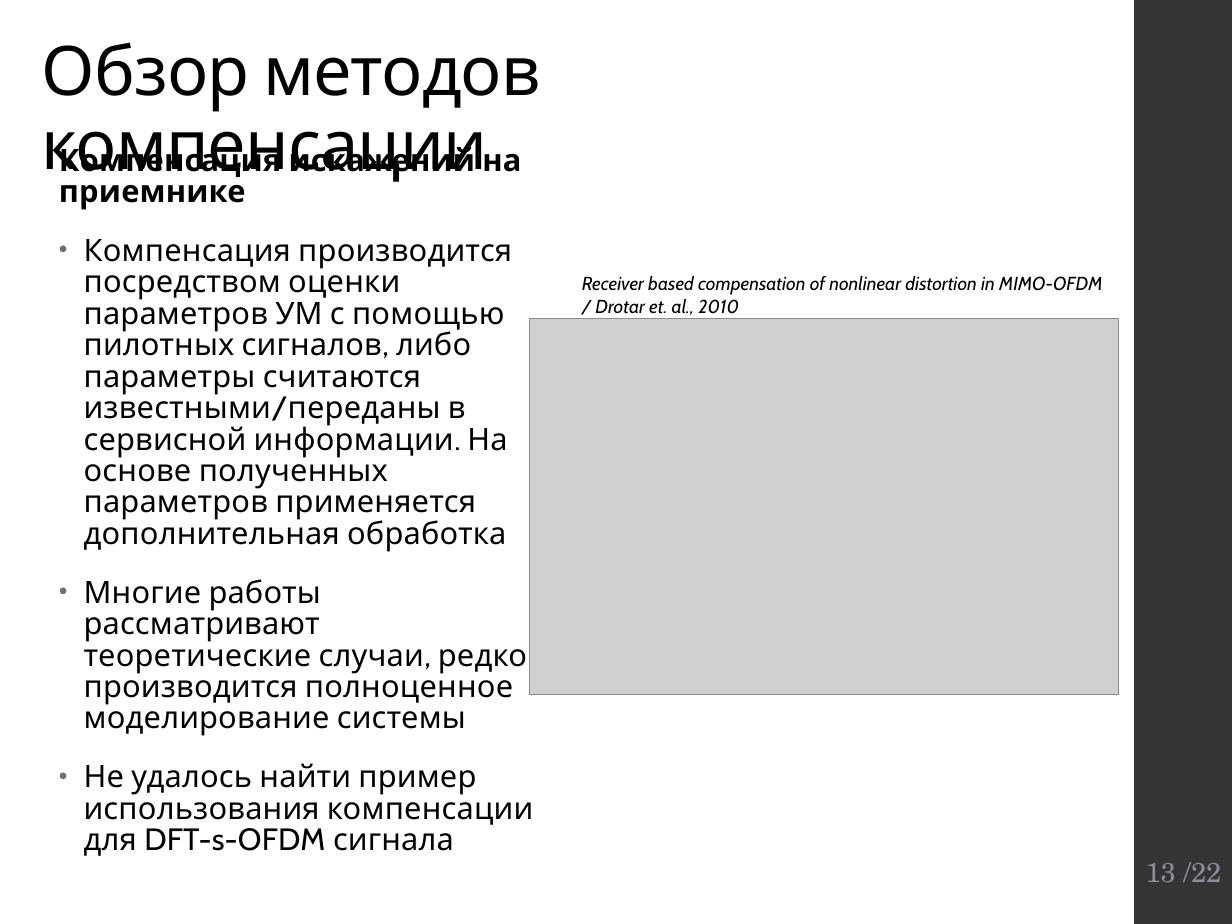
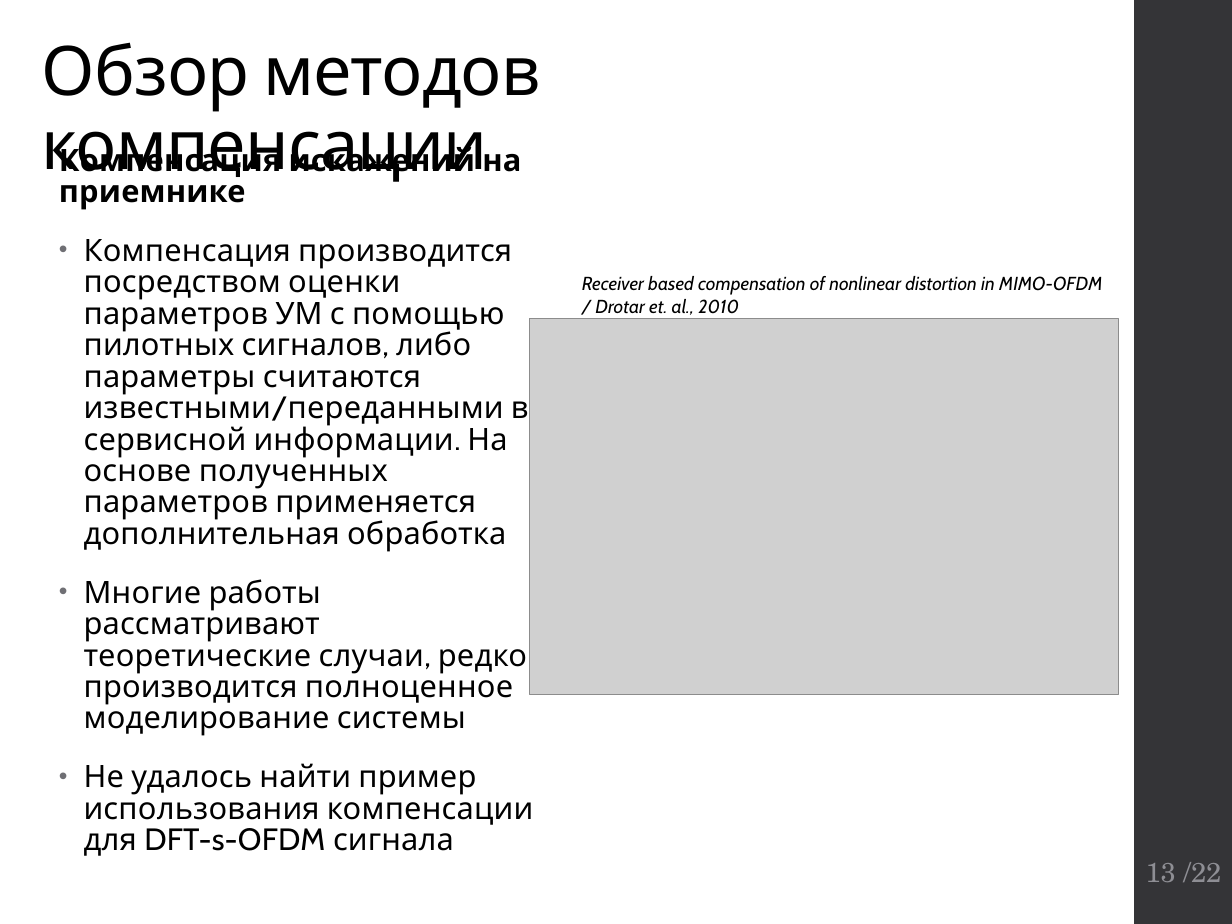
Before and after one commit to kannab98/graduation-paper, a slide deck: slide 13 of Presentation.pptx. Drawn at 1232x924 pixels with LibreOffice and Linux fonts; fonts in the diff are those of the drawing; grey boxes stand for pictures. Boxes give left, top, right and bottom in pixels: in the first picture for what was removed or moved away, otherwise in the second. Text is boxed around its words. In the diff, an @@ line names an element or a change of style, - is before the commit and + after.

```diff
--- a/Presentation.pptx
+++ b/Presentation.pptx
@@ text at box(84, 239, 529, 552): text changed @@
-• Компенсация производится посредством оценки параметров УМ с помощью пилотных сигналов, либо параметры считаются известными/переданы в сервисной информации. На основе полученных параметров применяется дополнительная обработка
+• Компенсация производится посредством оценки параметров УМ с помощью пилотных сигналов, либо параметры считаются известными/переданными в сервисной информации. На основе полученных параметров применяется дополнительная обработка
```
Also in this commit, not shown: 14 other slides changed, 2 slides added, 1 other file.
